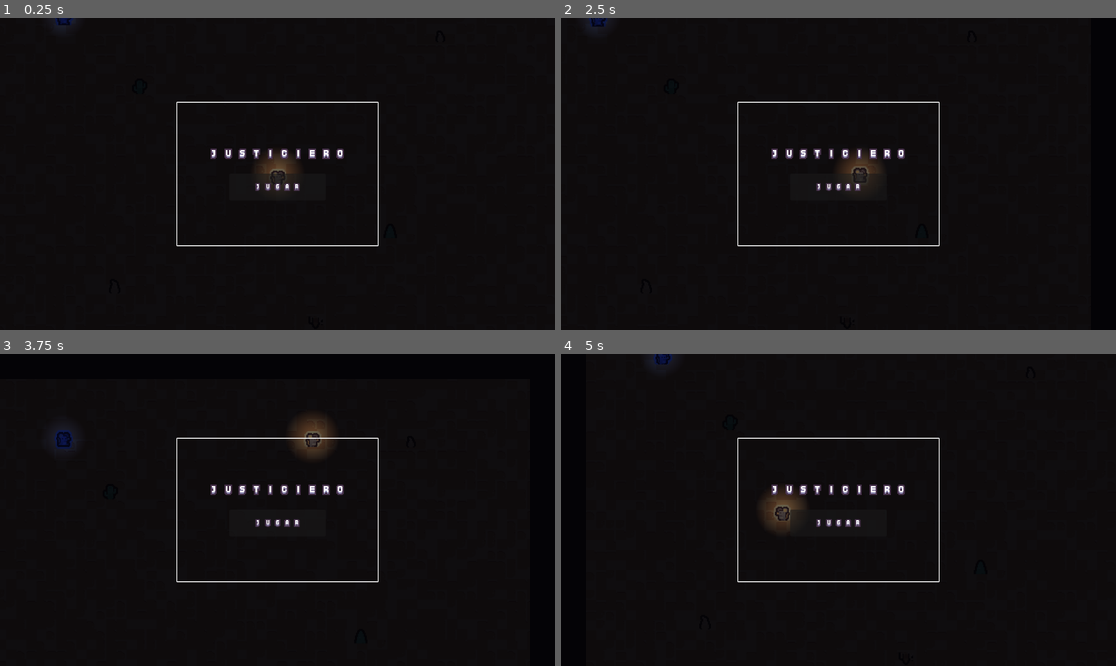
Above: before the commit, frames 1-4 (two rows, left to right).
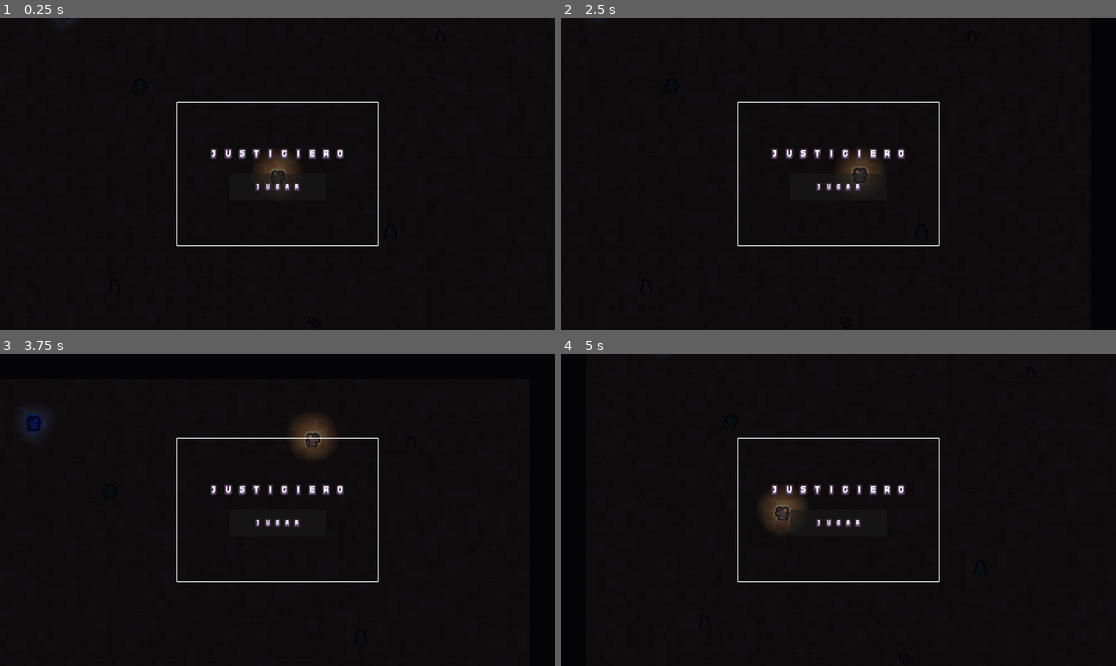
Above: after the commit, the same moments.

Repository: ksanch3x/Justiciero
Game: Godot game, scene res://scenes/Main.tscn
Same seed, same stepped clock (60 frames per second), same inputs: the game is played once before the commit and once after it.
Inputs (mouse positions are in pixels of both pictures, inside the frame that each line leads up to):
- Up to frame 1 (0.25 s): no input
- Up to frame 2 (2.5 s): tap Enter at 0.5 s; move the mouse to (960, 158) at 0.52 s; hold D (move_right) 0.53-1.28 s; tap Space (dash) at 0.6 s; move the mouse to (727, 189) at 1.27 s; hold S (move_down) 1.28-2.03 s; click (727, 189) at 1.35 s; move the mouse to (894, 105) at 2.02 s; hold D (move_right) from 2.03 s (still down); tap R at 2.1 s
- Up to frame 3 (3.75 s): move the mouse to (249, 572) at 2.77 s; release D (move_right) at 2.78 s; hold W (move_up) 2.78-3.53 s; tap Space (dash) at 2.85 s; move the mouse to (444, 556) at 3.52 s; press the mouse at (444, 556) at 3.53 s; hold A (move_left) from 3.53 s (still down)
- Up to frame 4 (5 s): keep holding A (move_left); move the mouse to (672, 463) at 4.27 s; release the mouse at (672, 463) at 4.28 s; tap R at 4.35 s

The runs differ from the first frame. In frame 1, less than 0.1% of the frame differs, in the area x 9-14%, y 0-3%; in frame 2, less than 0.1%; in frame 3, 0.3%, in the area x 3-14%, y 18-31%; in frame 4, less than 0.1%.

Commit message:
Fix: Enemy/Police patrullaban alrededor de (0,0), no de su spawn real
_spawn_position se capturaba en _ready(), pero global_position recién se
fija DESPUÉS de add_child() en Main.gd (cuidado técnico #3 de STATUS.md).
Se captura ahora en el primer _physics_process en vez de _ready().
Encontrado por revisión de un agente Haiku.

Diff:
--- a/prototypes/combat-topdown/scripts/Enemy.gd
+++ b/prototypes/combat-topdown/scripts/Enemy.gd
@@ -40,6 +40,7 @@
 
 var _state: State = State.PATROL
 var _spawn_position: Vector2
+var _spawn_captured: bool = false
 var _patrol_target: Vector2
 var _alert_time_left: float = 0.0
 
@@ -56,13 +57,20 @@
 	add_to_group("enemy")
 	_player = get_tree().get_first_node_in_group("player")
 	_anim.play("walk")
-	_spawn_position = global_position
-	_pick_patrol_target()
 
 func _physics_process(delta: float) -> void:
 	if not is_instance_valid(_player):
 		_player = get_tree().get_first_node_in_group("player")
 		return
+
+	# global_position todavía es (0,0) durante _ready() — Main.gd la fija
+	# recién DESPUÉS de add_child() (cuidado técnico #3 de STATUS.md).
+	# Capturamos el punto de patrulla acá, en el primer frame de física, que
+	# corre después de que la posición ya quedó bien puesta.
+	if not _spawn_captured:
+		_spawn_captured = true
+		_spawn_position = global_position
+		_pick_patrol_target()
 
 	var to_player: Vector2 = _player.global_position - global_position
 	var dist_to_player: float = to_player.length()
--- a/prototypes/combat-topdown/scripts/Police.gd
+++ b/prototypes/combat-topdown/scripts/Police.gd
@@ -26,6 +26,7 @@
 var _player: Node2D
 var _state: State = State.PATROL
 var _spawn_position: Vector2
+var _spawn_captured: bool = false
 var _patrol_target: Vector2
 var _investigate_timer: float = 0.0
 var _attack_timer: float = 0.0
@@ -49,8 +50,6 @@
 	add_to_group("police")
 	_player = get_tree().get_first_node_in_group("player")
 	_anim.play("walk")
-	_spawn_position = global_position
-	_pick_patrol_target()
 	FactionManager.level_changed.connect(_on_alert_level_changed)
 
 func _on_alert_level_changed(new_level: int, _old_level: int) -> void:
@@ -72,6 +71,13 @@
 	if not is_instance_valid(_player):
 		_player = get_tree().get_first_node_in_group("player")
 		return
+
+	# global_position todavía es (0,0) durante _ready() — Main.gd la fija
+	# recién DESPUÉS de add_child() (cuidado técnico #3 de STATUS.md).
+	if not _spawn_captured:
+		_spawn_captured = true
+		_spawn_position = global_position
+		_pick_patrol_target()
 
 	var to_player: Vector2 = _player.global_position - global_position
 	var dist_to_player: float = to_player.length()
